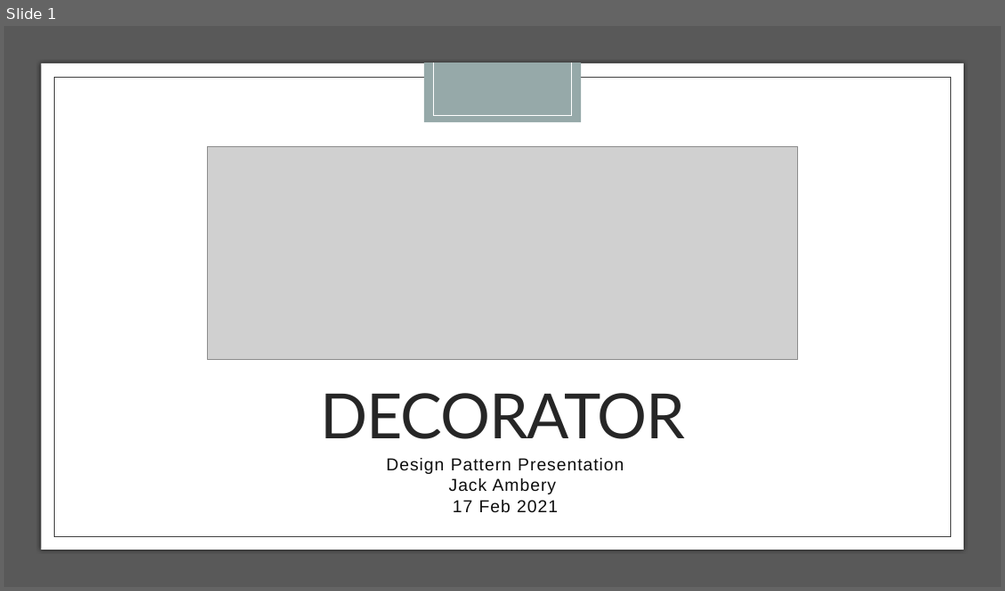
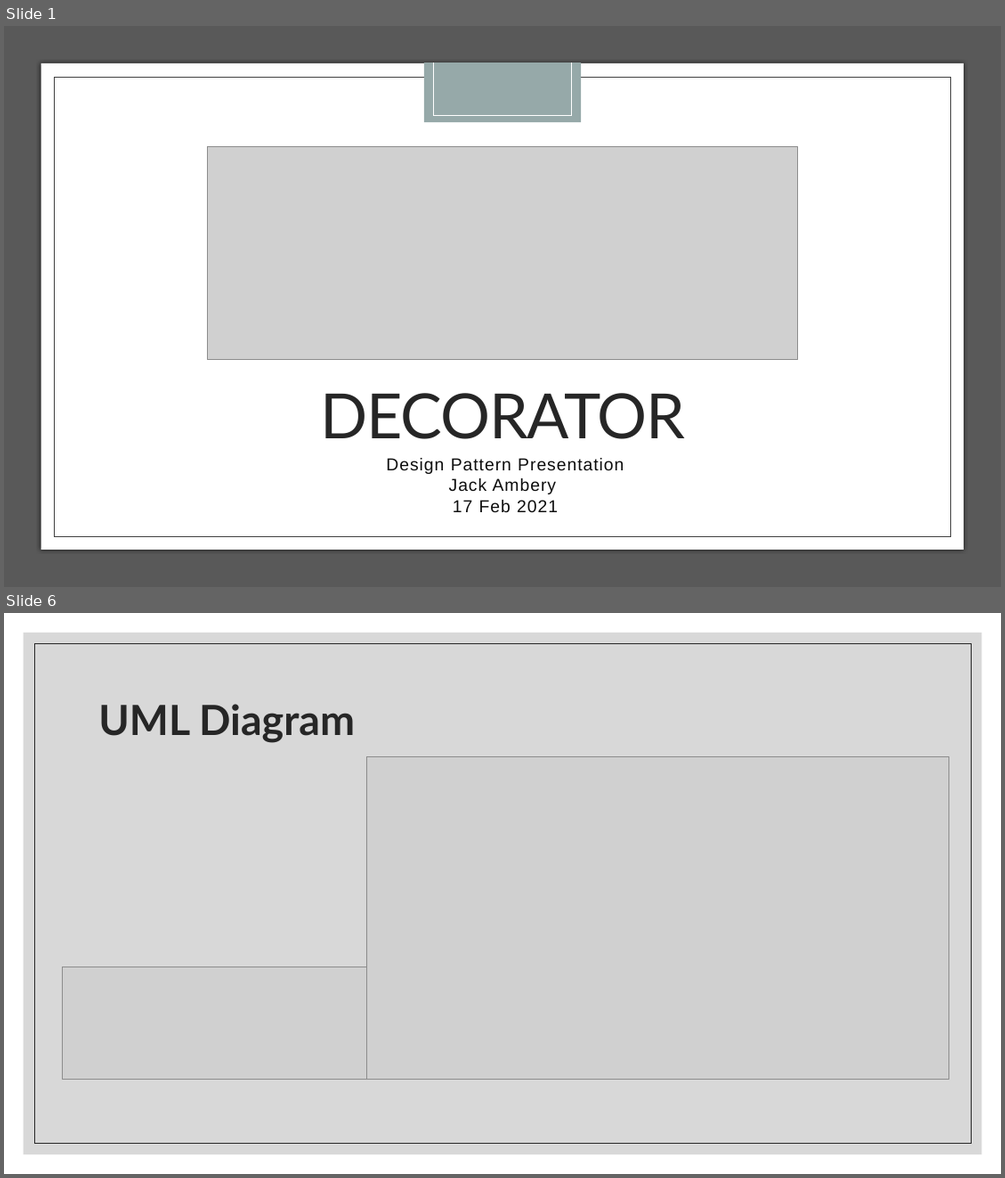
Before and after one commit to jackambery/All-Dual-Enrollment-Work, a slide deck: Student Presentations/DecoratorPresentation.pptx. Shown one above the other, each under a label of ours: slide 1 before the commit, slides 1 and 6 after it; the slides between them are not shown. The pictures are 1005x591 and 1005x1178 pixels, drawn with LibreOffice and Linux fonts; fonts in the diff are those of the drawing; grey boxes stand for pictures. Boxes give left, top, right and bottom in pixels: in the first picture for what was removed or moved away, otherwise in the second. Text is boxed around its words. In the diff, an @@ line names an element or a change of style, - is before the commit and + after.

```diff
--- a/Student Presentations/DecoratorPresentation.pptx
+++ b/Student Presentations/DecoratorPresentation.pptx
@@ slide 6 added at [4, 613, 1001, 1174], background #FFFFFF @@
@@ rectangle added at [24, 633, 982, 1154], fill #BFBFBF at 60% opacity @@
@@ rectangle added at [34, 643, 971, 1143], outline #262626 0.5 pt @@
@@ title added at [98, 704, 355, 743], 40 pt, text #262626, bold @@
+UML Diagram
@@ picture added at [367, 756, 950, 1078] @@
@@ picture added at [62, 966, 366, 1078] @@
```
Also in this commit, not shown: 9 other slides added, 1 slide removed.
